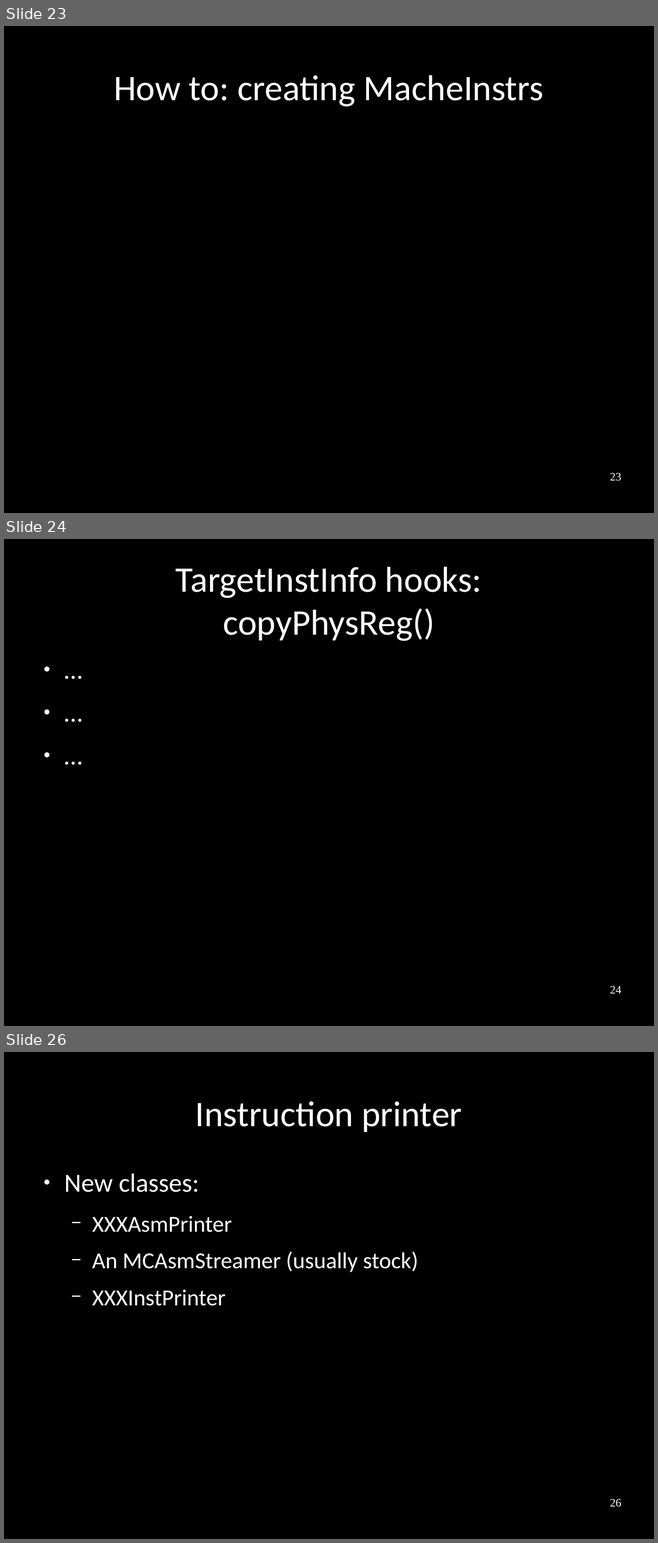
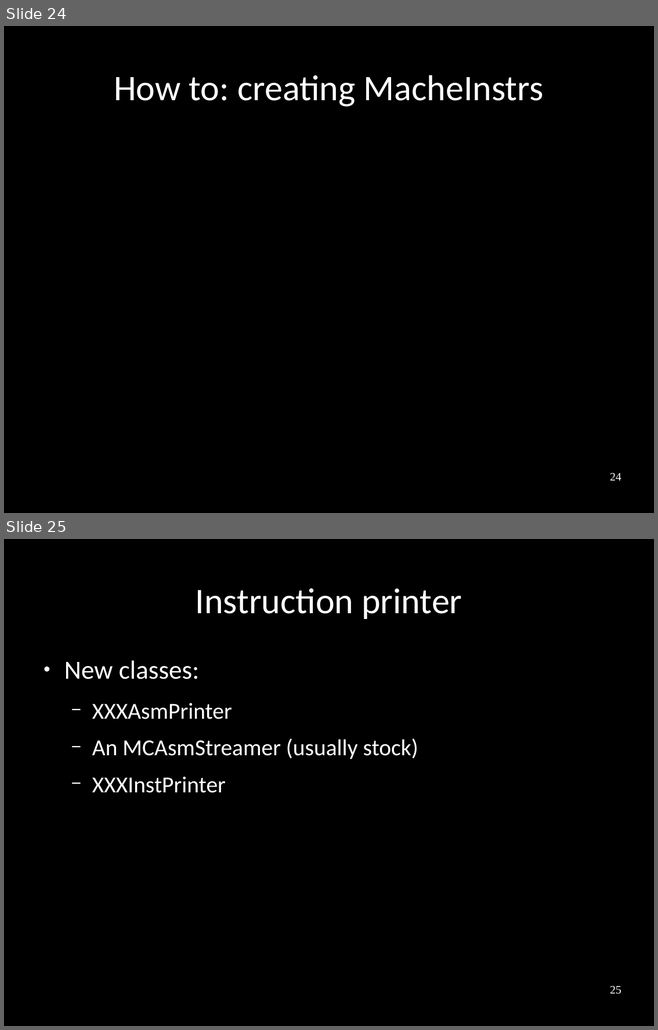
Before and after one commit to frasercrmck/llvm-leg, a slide deck: docs/Codeplay/Slides.odp. Shown one above the other, each under a label of ours: slides 23, 24 and 26 before the commit, slides 24 and 25 after it; the slides between them are not shown. The pictures are 658x1543 and 658x1030 pixels, drawn with LibreOffice and Linux fonts; fonts in the diff are those of the drawing. Boxes give left, top, right and bottom in pixels: in the first picture for what was removed or moved away, otherwise in the second. Text is boxed around its words. In the diff, an @@ line names an element or a change of style, - is before the commit and + after.

```diff
--- a/docs/Codeplay/Slides.odp
+++ b/docs/Codeplay/Slides.odp
@@ slide 24 removed at bbox=[4, 539, 654, 1026], background #000000 @@
@@ title removed at bbox=[176, 567, 482, 641] @@
-TargetInstInfo hooks:
-copyPhysReg()
@@ text removed at bbox=[36, 653, 621, 935] @@
-● …
-● …
-● …
@@ page number removed at bbox=[610, 986, 621, 994] @@
-24
@@ what was slide 23 is now slide 24 @@
@@ page number at bbox=[610, 473, 621, 481]: text changed @@
-23
+24
@@ what was slide 26 is now slide 25 @@
@@ page number at bbox=[610, 986, 621, 994]: text changed @@
-26
+25
```
Also in this commit, not shown: 2 slides added, 1 other slide removed.
